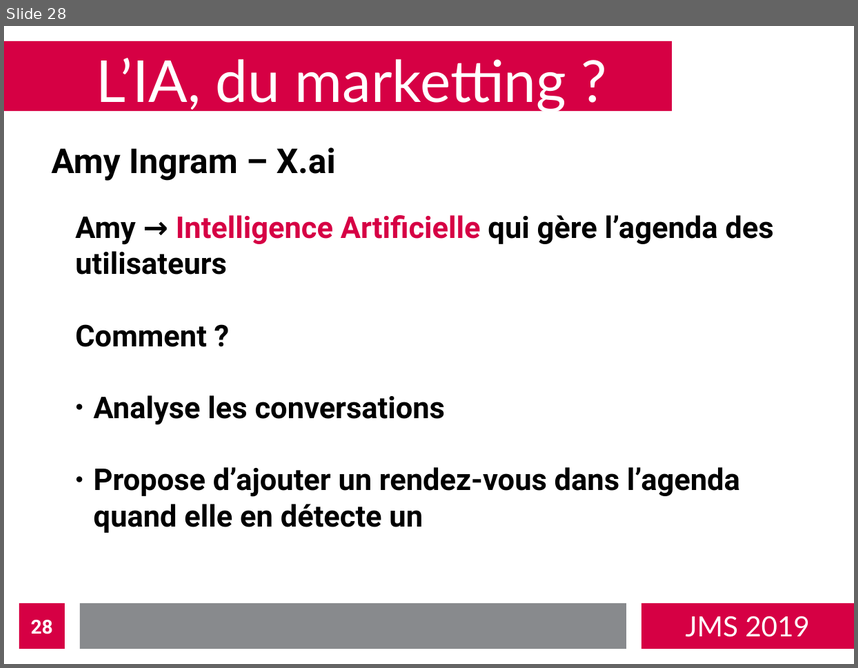
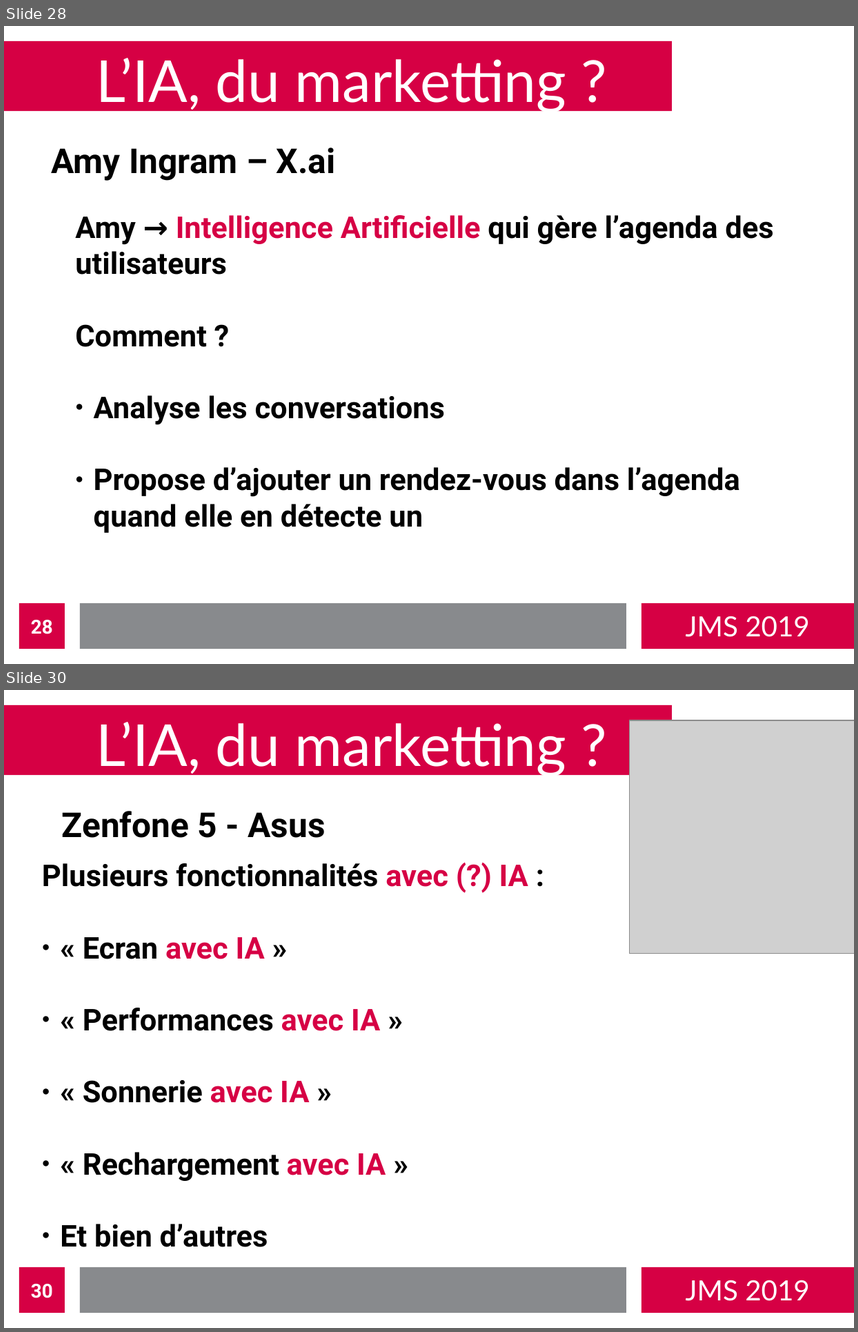
Before and after one commit to bastienvanderplaetse/JMS-2019, a slide deck: presentation-expanded.odp. Shown one above the other, each under a label of ours: slide 28 before the commit, slides 28 and 30 after it; the slides between them are not shown. The pictures are 858x668 and 858x1332 pixels, drawn with LibreOffice and Linux fonts; fonts in the diff are those of the drawing; grey boxes stand for pictures. Boxes give left, top, right and bottom in pixels: in the first picture for what was removed or moved away, otherwise in the second. Text is boxed around its words. In the diff, an @@ line names an element or a change of style, - is before the commit and + after.

```diff
--- a/presentation-expanded.odp
+++ b/presentation-expanded.odp
@@ slide 30 added at bbox=[4, 690, 854, 1328], background #FFFFFF; not listed: 4 template elements that a slide beside it also shows @@
@@ title added at bbox=[96, 722, 567, 777], 54 pt, text #FFFFFF @@
+L’IA, du marketting ?
@@ picture added at bbox=[630, 720, 854, 953] @@
@@ text added at bbox=[62, 811, 325, 838], 32 pt, text #000000, bold @@
+Zenfone 5 - Asus
@@ text added at bbox=[42, 863, 528, 1247], 28 pt, text #000000, bold @@
+Plusieurs fonctionnalités avec (?) IA :
+● « Ecran avec IA »
+● « Performances avec IA »
+● « Sonnerie avec IA »
+● « Rechargement avec IA »
+● Et bien d’autres
@@ page number added at bbox=[19, 1267, 65, 1312], fill #D60044, 18 pt, text #FFFFFF, bold @@
+30
```
Also in this commit, not shown: 2 slides changed, 6 slides removed, 4 other files.
